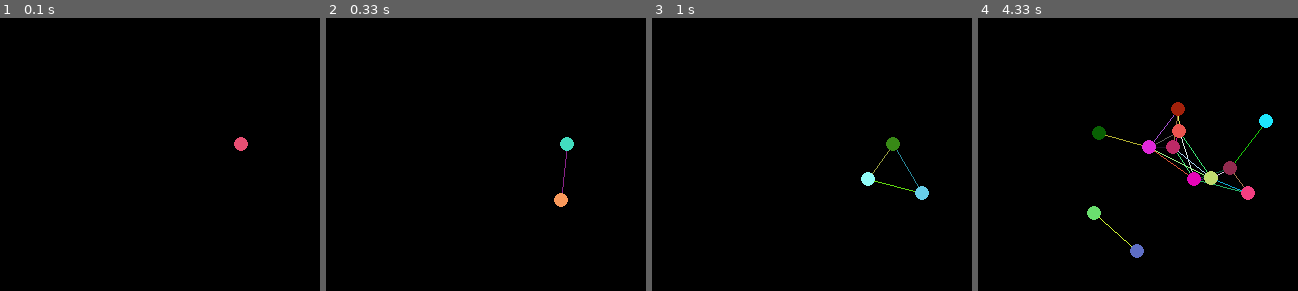
Above: before the commit, frames 1-4 (left to right).
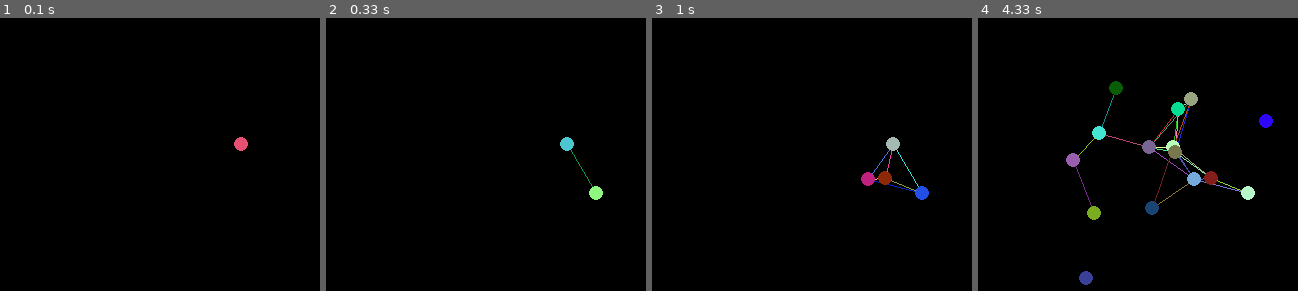
Above: after the commit, the same moments.

Repository: elbashandy/art
Game: pygame game, started from agency_fusion/life.py
Two runs of this game, one before a commit and one after it. Both use one fixed random seed, a clock stepped at 60 frames per second and the inputs below.
Inputs:
- Up to frame 1 (0.1 s): no input
- Up to frame 2 (0.33 s): no input
- Up to frame 3 (1 s): no input
- Up to frame 4 (4.33 s): no input

Frame 1 is identical in both runs. In frame 2, 0.4% of the frame differs, in the area x 71-87%, y 48-70%; in frame 3, 0.8%; in frame 4, 3.8%, in the area x 27-93%, y 23-98%.

Commit message:
Adding WAIT_TIME variable

Diff:
--- a/agency_fusion/life.py
+++ b/agency_fusion/life.py
@@ -18,6 +18,7 @@
 EXTRA_RATIO_FACTOR = 1
 NODE_RADIUS = 7
 REMOVE_CIRCLE_TURN = 2
+WAIT_TIME = 150
 
 class NetworkCircle:
     def __init__(self, x, y, color, radius=3):
@@ -137,7 +138,7 @@
 
         # update the full display surface to the screen
         pygame.display.flip()
-        pygame.time.wait(200)
+        pygame.time.wait(WAIT_TIME)
 
         new_c = new_circle(circles[random.randint(0, len(circles) - 1)].coords())
         circles.append(new_c)
